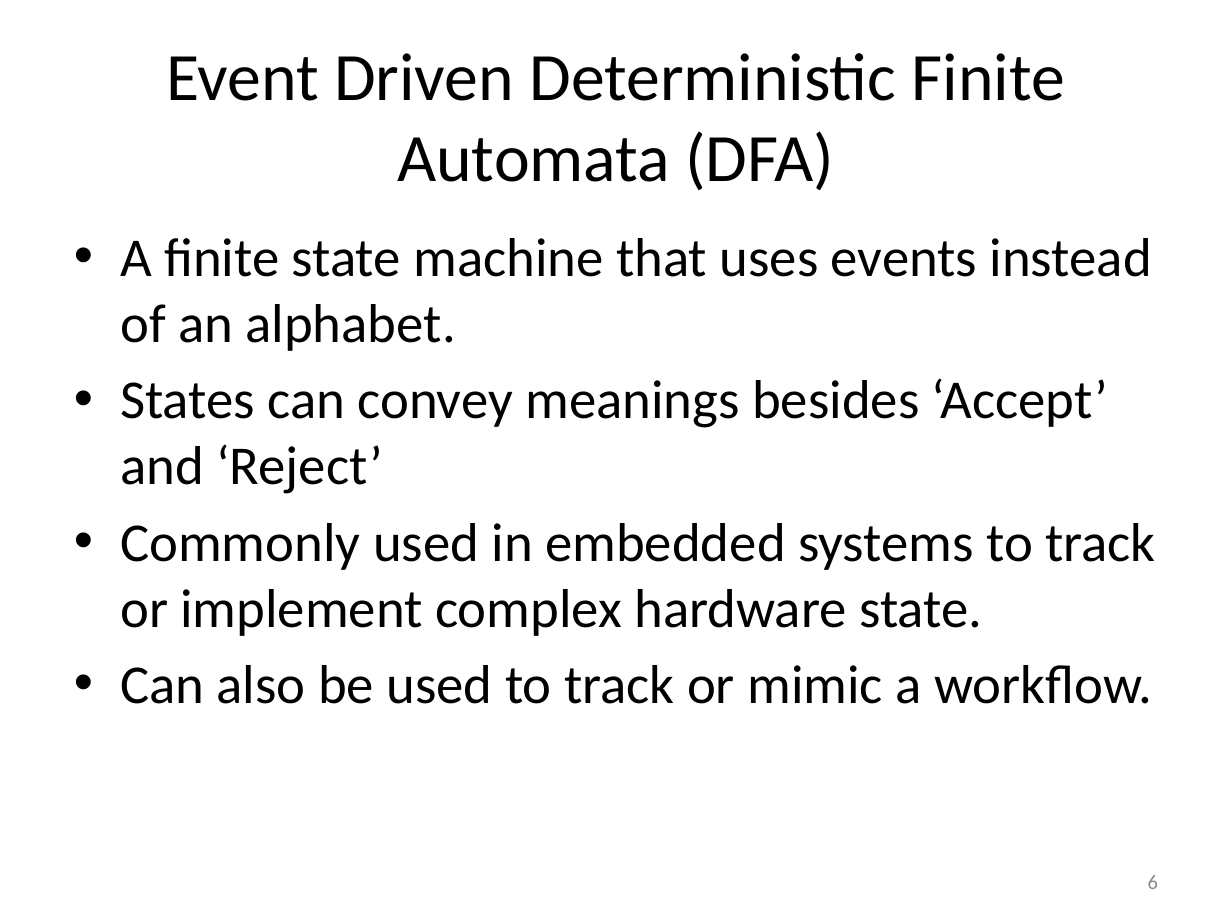
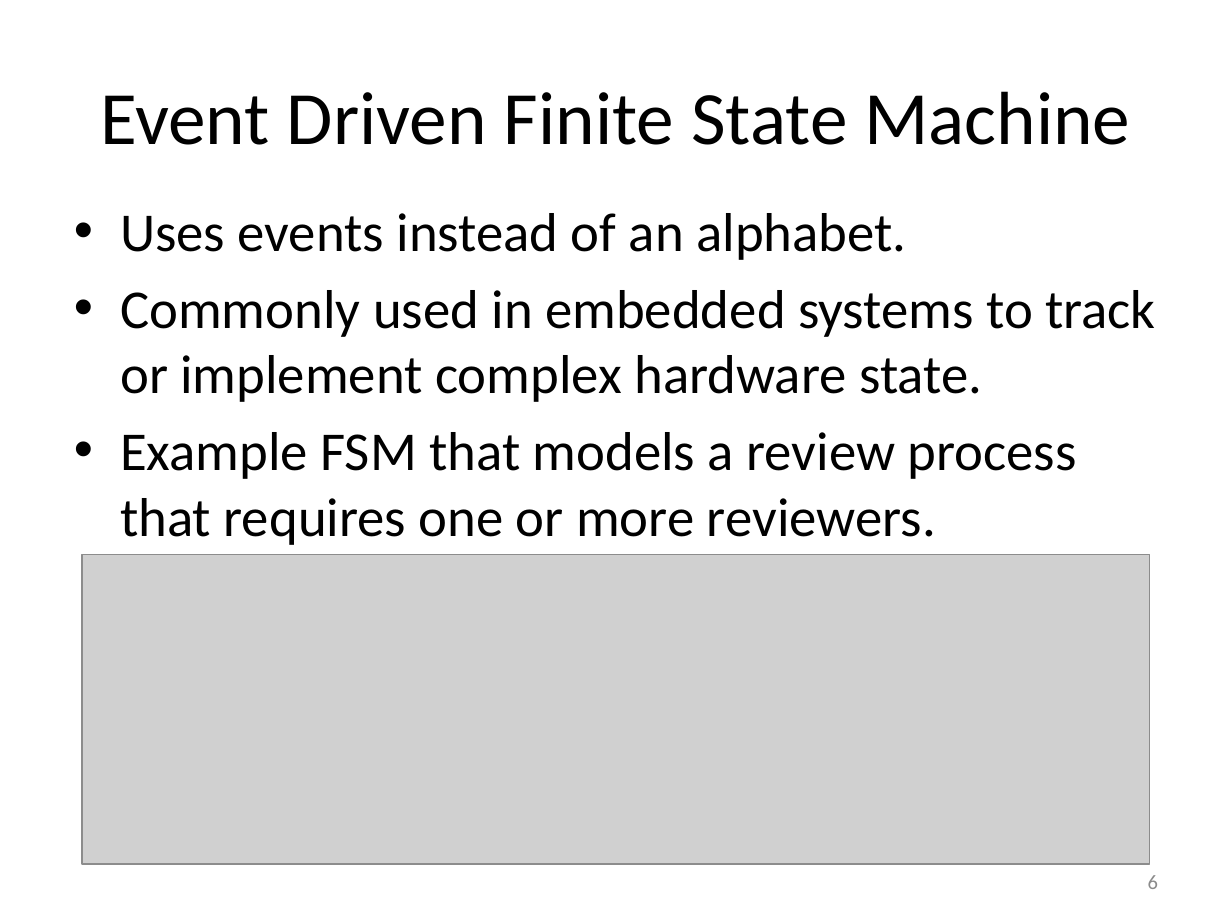
Before and after one commit to RichardRoda/DFA-Workflow-Model, a slide deck: slide 6 of Modeling Workflows with Event Driven DFA.pptx. Drawn at 1232x924 pixels with LibreOffice and Linux fonts; fonts in the diff are those of the drawing; grey boxes stand for pictures. Boxes give left, top, right and bottom in pixels: in the first picture for what was removed or moved away, otherwise in the second. Text is boxed around its words. In the diff, an @@ line names an element or a change of style, - is before the commit and + after.

Commit message:
Add event driven DFA diagram to slide deck.

```diff
--- a/Modeling Workflows with Event Driven DFA.pptx
+++ b/Modeling Workflows with Event Driven DFA.pptx
@@ title at [100,91,1130,145]: text changed; size 39.6 to 44 pt @@
-Event Driven Deterministic Finite Automata (DFA)
+Event Driven Finite State Machine
@@ text "Uses events instead of an ...": place and size @@
-text "Uses events instead of an ..." at [120,238,1156,704]
+text "Uses events instead of an ..." at [120,213,1156,545]
@@ text at [120,213,906,260]: text changed @@
-• A finite state machine that uses events instead of an alphabet.
-• States can convey meanings besides ‘Accept’ and ‘Reject’
+• Uses events instead of an alphabet.
@@ text at [120,432,1077,545]: text changed @@
-• Can also be used to track or mimic a workflow.
+• Example FSM that models a review process that requires one or more reviewers.
@@ picture added at [83,554,1151,864] @@
```
Also in this commit, not shown: 1 other slide changed, 2 other files.
